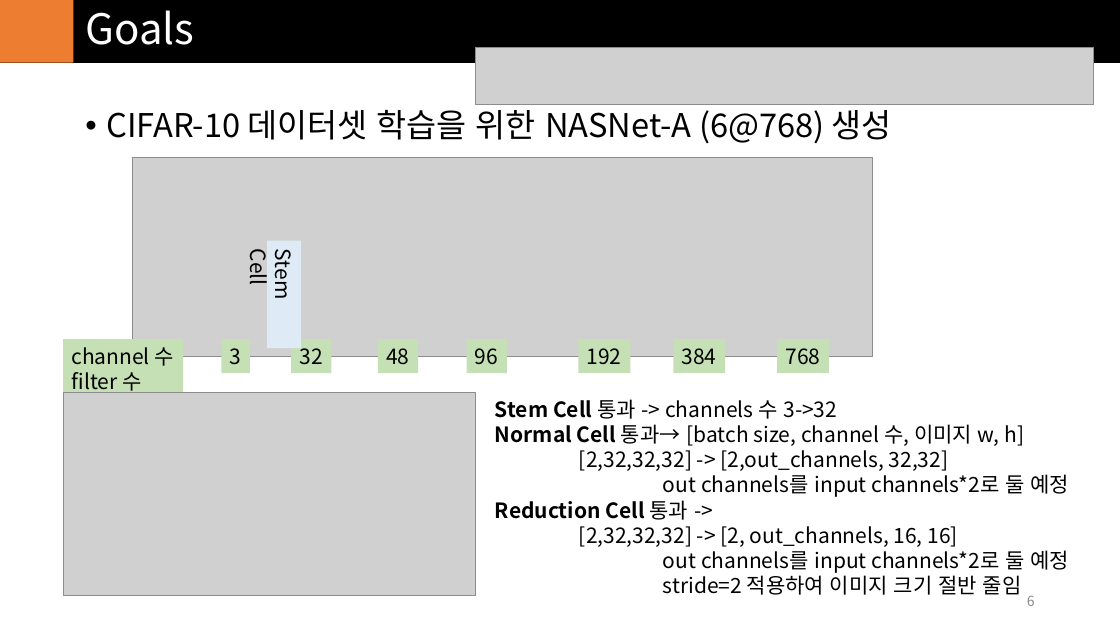
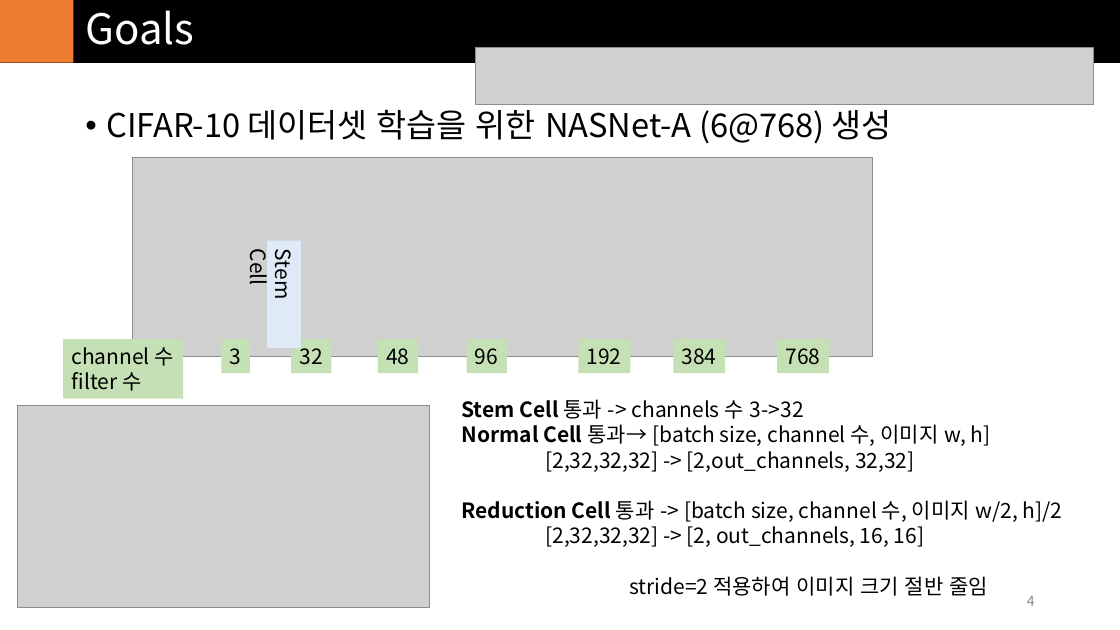
Before and after one commit to in3der/ivpl_Study_Model, a slide deck: slide 4 of NasNet/report/NASNet_2.pptx (slide 6 before the commit). Drawn at 1120x630 pixels with LibreOffice and Linux fonts; fonts in the diff are those of the drawing; grey boxes stand for pictures. Boxes give left, top, right and bottom in pixels: in the first picture for what was removed or moved away, otherwise in the second. Text is boxed around its words. In the diff, an @@ line names an element or a change of style, - is before the commit and + after.

```diff
--- a/NasNet/report/NASNet_2.pptx
+++ b/NasNet/report/NASNet_2.pptx
@@ picture: place and size @@
-picture at box(63, 393, 476, 596)
+picture at box(17, 406, 429, 608)
@@ text "Stem Cell 통과 -> channels ...": place and size @@
-text "Stem Cell 통과 -> channels ..." at box(495, 399, 1070, 595)
+text "Stem Cell 통과 -> channels ..." at box(461, 399, 1063, 596)
@@ text at box(461, 424, 1063, 547): text changed @@
-Normal Cell 통과→ [batch size, channel 수, 이미지 w, h]
-[2,32,32,32] -> [2,out_channels, 32,32]
-out channels를 input channels*2로 둘 예정
-Reduction Cell 통과 ->
-[2,32,32,32] -> [2, out_channels, 16, 16]
-out channels를 input channels*2로 둘 예정
+Normal Cell 통과→ [batch size, channel 수, 이미지 w, h]
+[2,32,32,32] -> [2,out_channels, 32,32]
+Reduction Cell 통과 -> [batch size, channel 수, 이미지 w/2, h]/2
+[2,32,32,32] -> [2, out_channels, 16, 16]
@@ page number at box(1027, 596, 1035, 606): text changed @@
-6
+4
```
Also in this commit, not shown: 4 other slides changed, 1 slide added, 5 slides removed, 2 other files.
